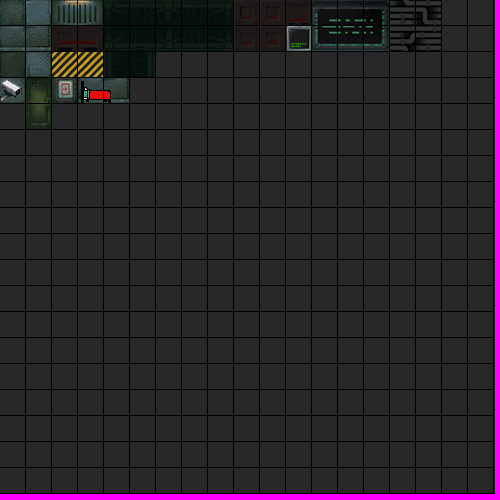
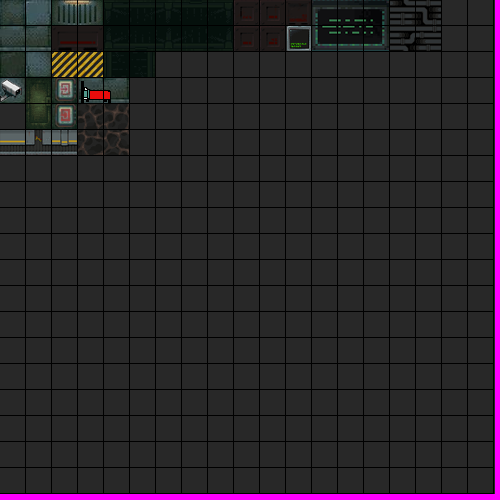
Layers edited between the first and the second 500px x 500px image:
added layer "Layer 35" above "Layer 34" over [78, 104, 129, 155]
added layer "Layer 33" above "Layer 32" over [52, 130, 77, 155]
added layer "Layer 32" above "Layer 31" over [26, 130, 51, 155]
added layer "Layer 31" above "Layer 30" over [0, 130, 25, 155]
added layer "Layer 30" above "Layer 28" over [52, 104, 77, 129]
